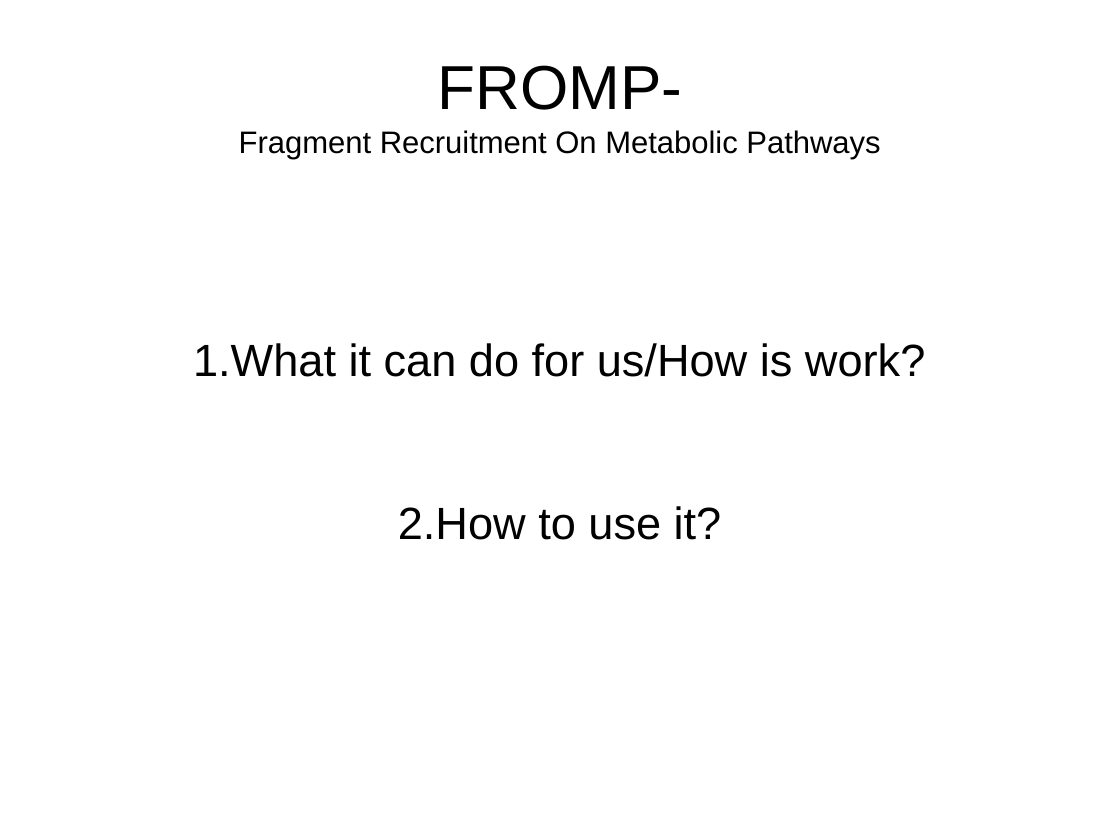
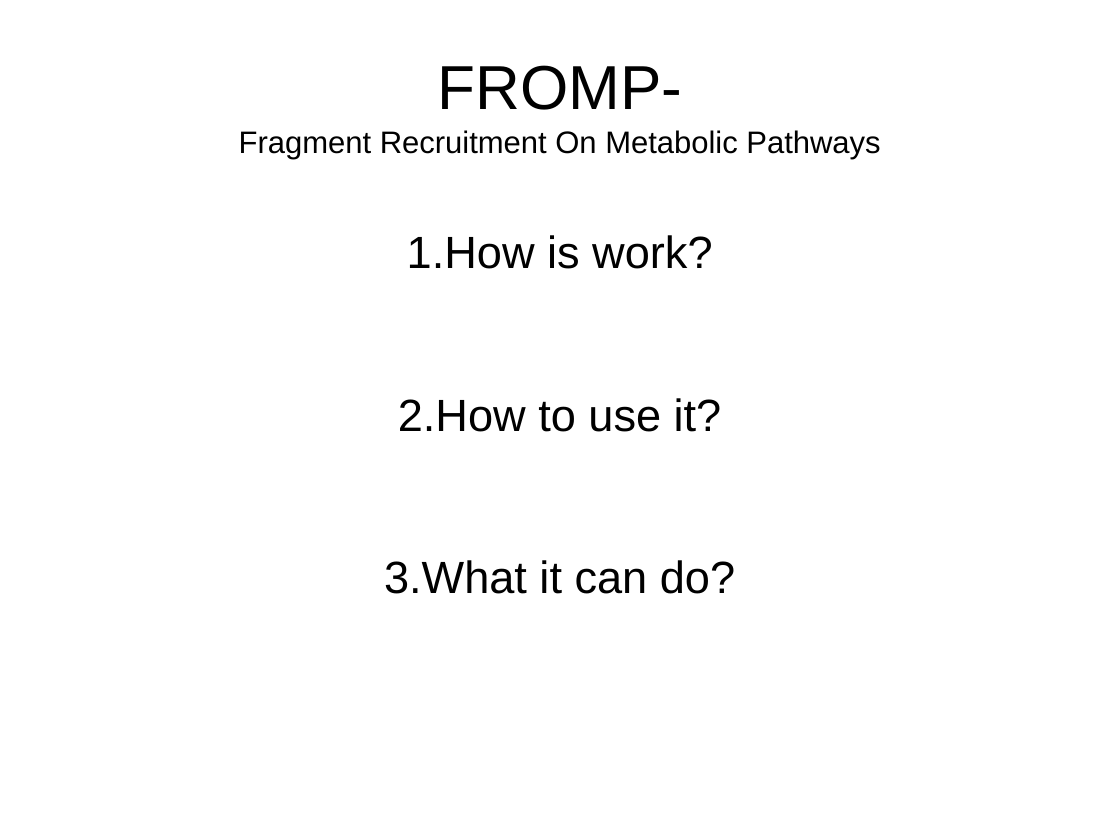
Before and after one commit to LaRocheLab/FROMP, a slide deck: slide 1 of introduce fromp.odp (slide 2 before the commit). Drawn at 1120x840 pixels with LibreOffice and Linux fonts; fonts in the diff are those of the drawing. Boxes give left, top, right and bottom in pixels: in the first picture for what was removed or moved away, otherwise in the second. Text is boxed around its words. In the diff, an @@ line names an element or a change of style, - is before the commit and + after.

Commit message:
Finished: ppt/demo for the presentation

```diff
--- a/introduce fromp.odp
+++ b/introduce fromp.odp
@@ subtitle at (407, 235, 712, 269): text changed @@
-1.What it can do for us/How is work?
+1.How is work?
@@ subtitle at (384, 560, 735, 594): paragraph added @@
+3.What it can do?
```
Also in this commit, not shown: 1 other slide changed, 3 slides added, 1 slide removed, 2 other files.
